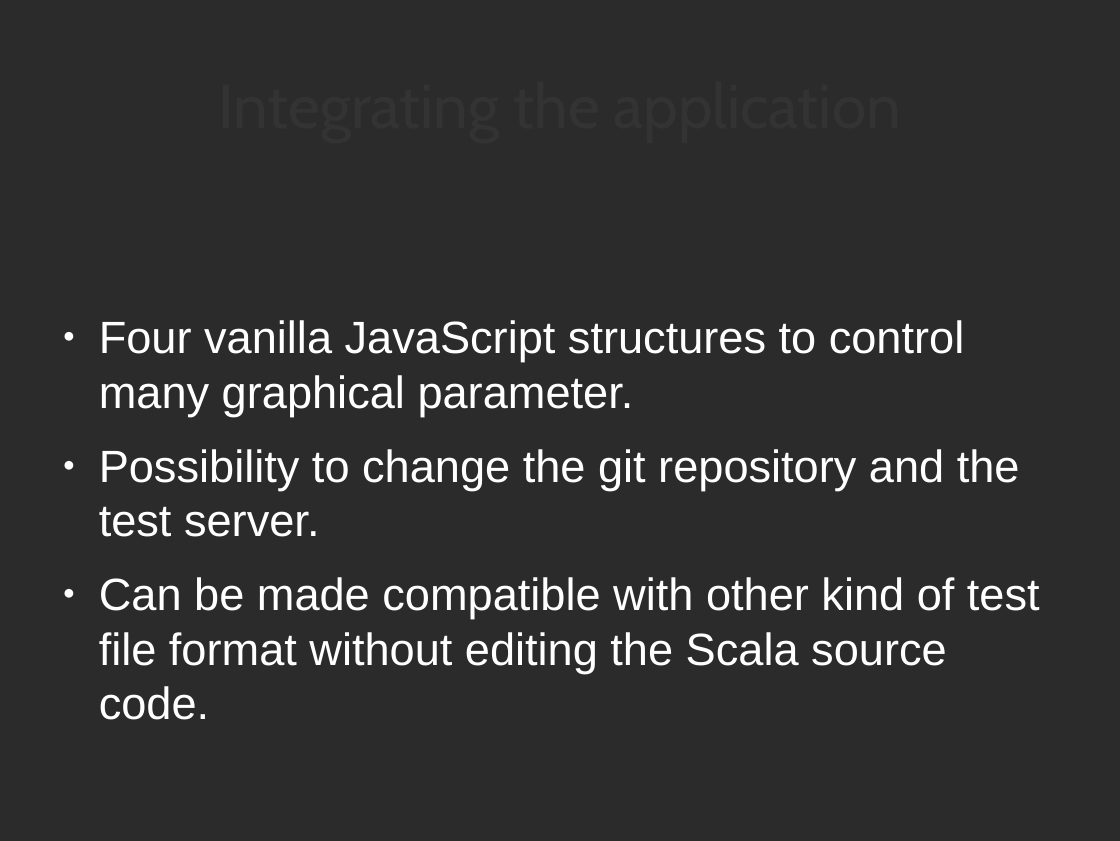
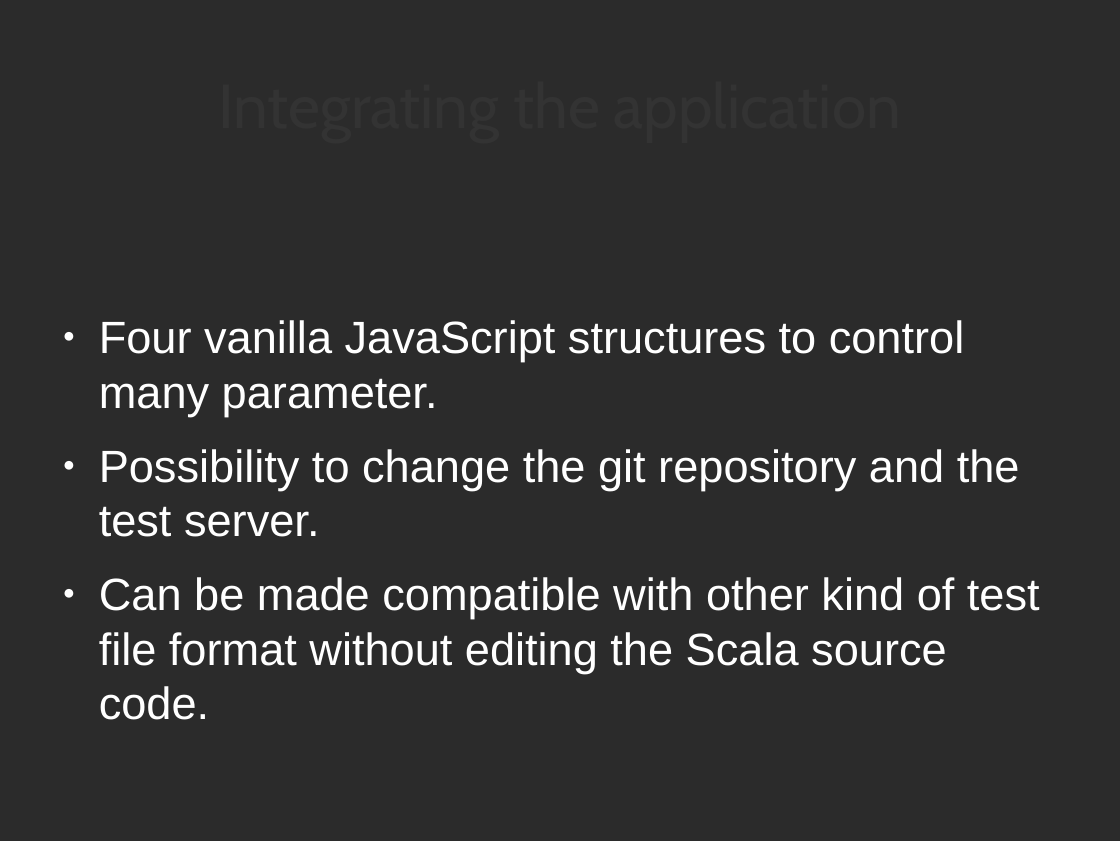
Before and after one commit to ThibaultUrien/SemesterProject, a slide deck: slide 9 of presentation.odp. Drawn at 1120x841 pixels with LibreOffice and Linux fonts; fonts in the diff are those of the drawing; background and template pictures are left out; a plain dark background stands for a picture behind light text. Boxes give left, top, right and bottom in pixels: in the first picture for what was removed or moved away, otherwise in the second. Text is boxed around its words. In the diff, an @@ line names an element or a change of style, - is before the commit and + after.

```diff
--- a/presentation.odp
+++ b/presentation.odp
@@ text at [99,320,965,416]: text changed @@
-● Four vanilla JavaScript structures to control many graphical parameter.
+● Four vanilla JavaScript structures to control many parameter.
```
Also in this commit, not shown: 3 other slides changed, 3 other files.
